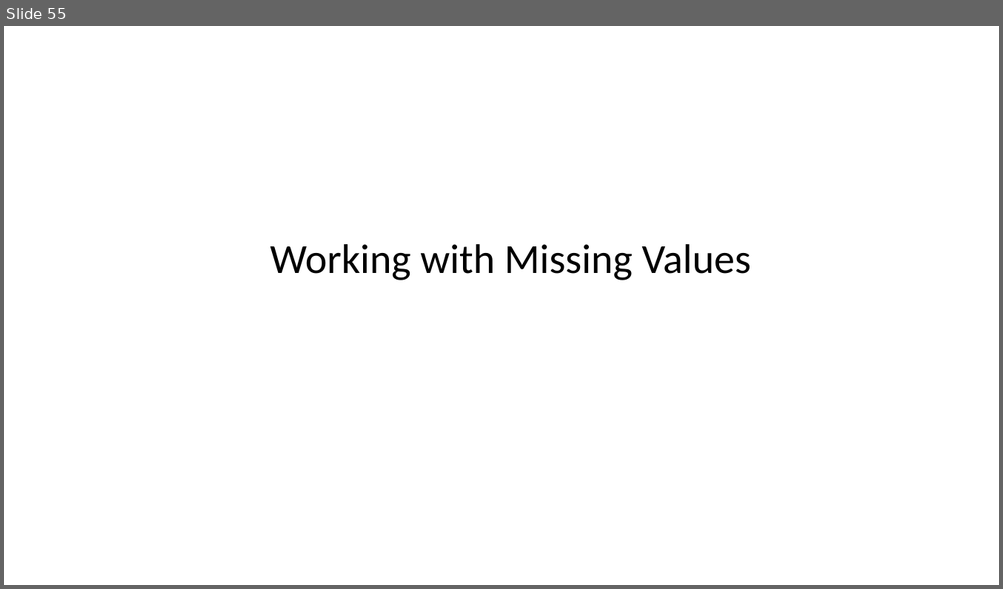
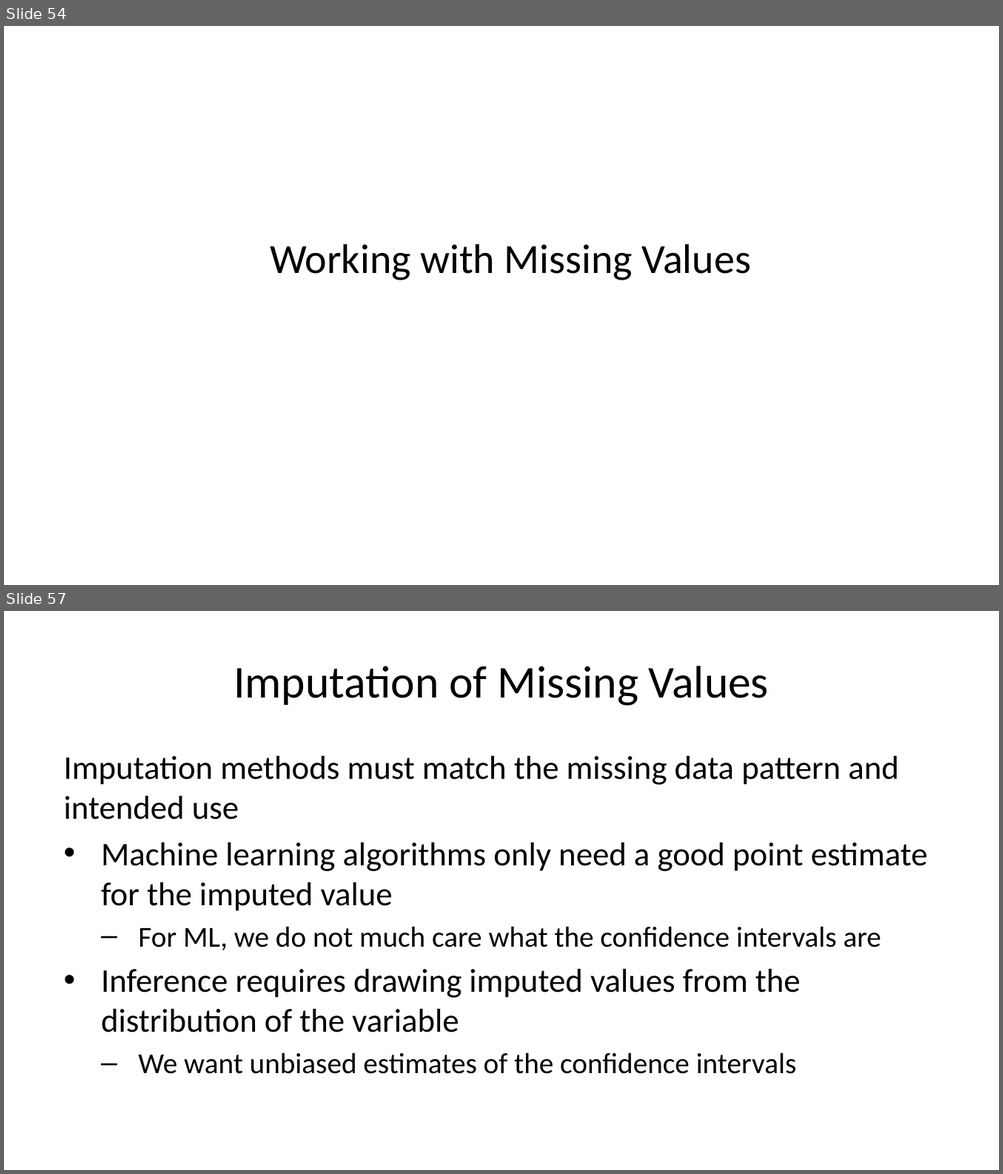
Before and after one commit to StephenElston/CSCI-E-83, a slide deck: LectureSlides/11_ModelsForMessyData.pptx. Shown one above the other, each under a label of ours: slide 55 before the commit, slides 54 and 57 after it; the slides between them are not shown. The pictures are 1003x589 and 1003x1174 pixels, drawn with LibreOffice and Linux fonts; fonts in the diff are those of the drawing. Boxes give left, top, right and bottom in pixels: in the first picture for what was removed or moved away, otherwise in the second. Text is boxed around its words. In the diff, an @@ line names an element or a change of style, - is before the commit and + after.

Commit message:
Added imputation slides

```diff
--- a/LectureSlides/11_ModelsForMessyData.pptx
+++ b/LectureSlides/11_ModelsForMessyData.pptx
@@ slide 57 added at [4,611,999,1170], background #FFFFFF @@
@@ title added at [233,666,768,706], 33 pt, text #000000 @@
+Imputation of Missing Values
@@ text added at [64,756,928,1074], 24 pt, text #000000 @@
+Imputation methods must match the missing data pattern and intended use
+• Machine learning algorithms only need a good point estimate for the imputed value
+  – For ML, we do not much care what the confidence intervals are
+• Inference requires drawing imputed values from the distribution of the variable
+  – We want unbiased estimates of the confidence intervals
@@ what was slide 55 is now slide 54 @@
```
Also in this commit, not shown: 4 slides changed, 7 other slides added, 1 slide removed.
